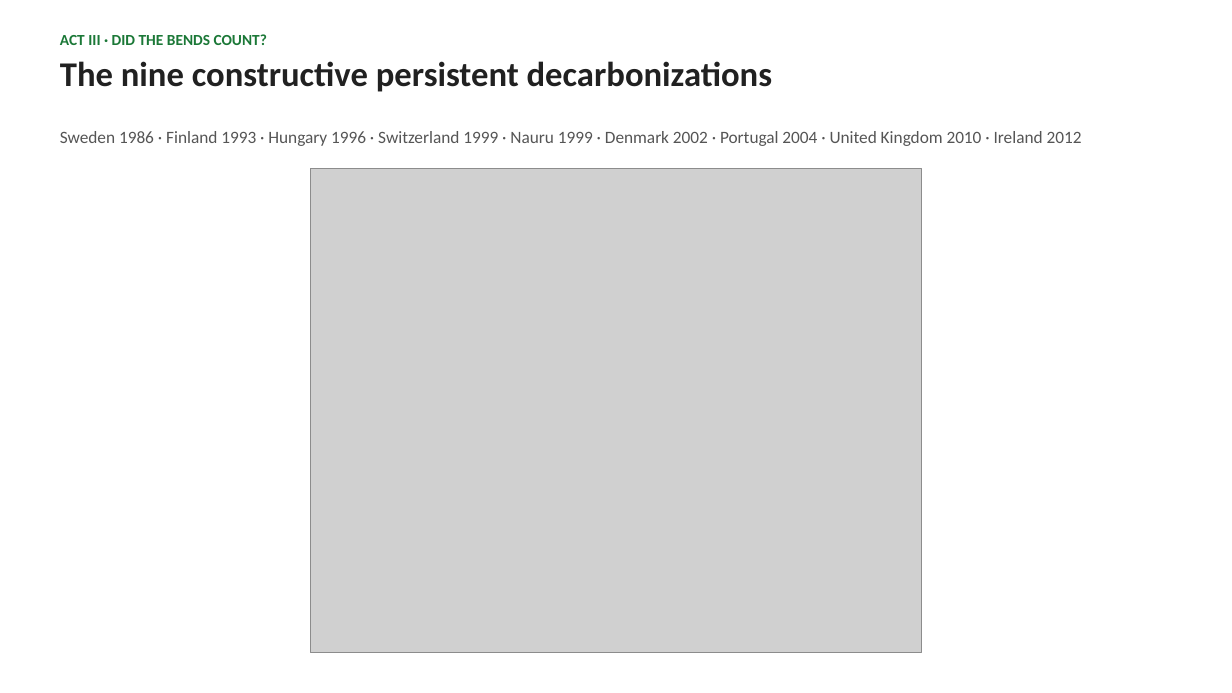
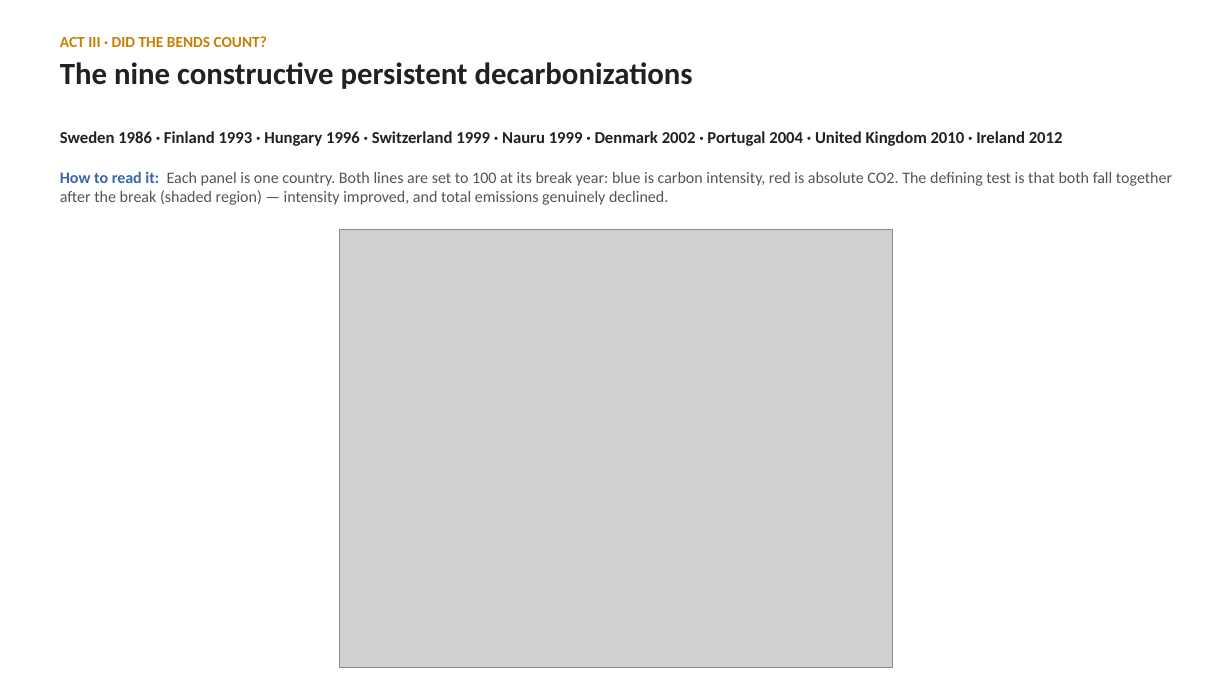
Before and after one commit to cwejnert/HDI-Happiness, a slide deck: slide 16 of carbon_breakpoints_takeaway_figures/what_bends_the_curve_final.pptx. Drawn at 1232x693 pixels with LibreOffice and Linux fonts; fonts in the diff are those of the drawing; grey boxes stand for pictures. Boxes give left, top, right and bottom in pixels: in the first picture for what was removed or moved away, otherwise in the second. Text is boxed around its words. In the diff, an @@ line names an element or a change of style, - is before the commit and + after.

```diff
--- a/carbon_breakpoints_takeaway_figures/what_bends_the_curve_final.pptx
+++ b/carbon_breakpoints_takeaway_figures/what_bends_the_curve_final.pptx
@@ text "ACT III · DID THE ..." at [60, 36, 693, 89]: text colour #1B7837 to #C77F00 in "ACT III · DID THE BENDS COUNT?"; size 27 to 24 pt in "The nine constructive persistent decarbonizations" @@
@@ text "Sweden 1986 · Finland 1993 ..." at [60, 131, 1063, 146]: size 13.5 to 13 pt, text colour #555555 to #212121, bold on @@
@@ text added at [60, 171, 1172, 205], 12.5 pt, text #555555 @@
+How to read it: Each panel is one country. Both lines are set to 100 at its break year: blue is carbon intensity, red is absolute CO2. The defining test is that both fall together after the break (shaded region) — intensity improved, and total emissions genuinely declined.
@@ picture: place and size @@
-picture at [311, 168, 922, 653]
+picture at [339, 229, 893, 667]
```
Also in this commit, not shown: 15 other slides changed, 5 slides added, 5 slides removed, 2 other files.
